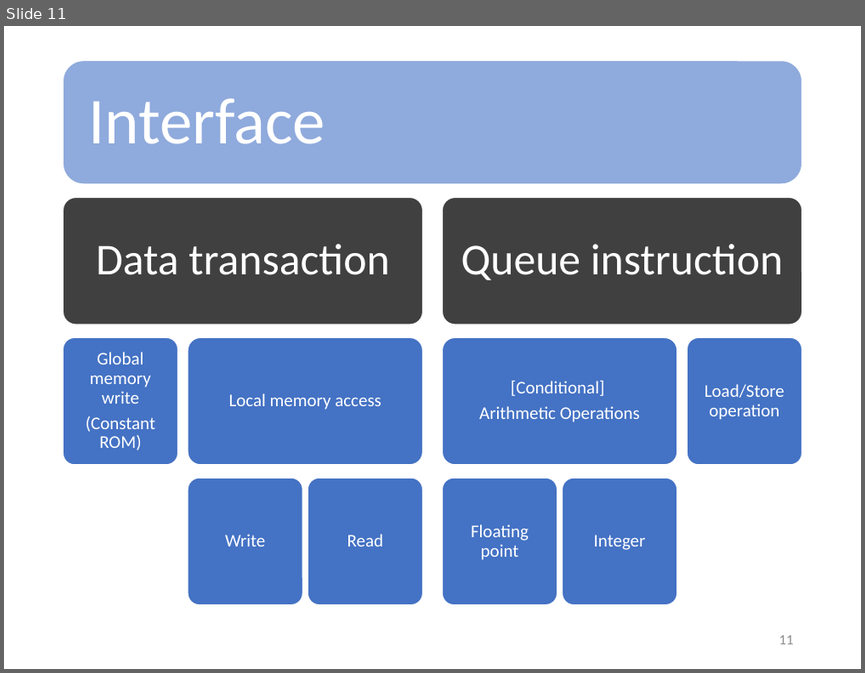
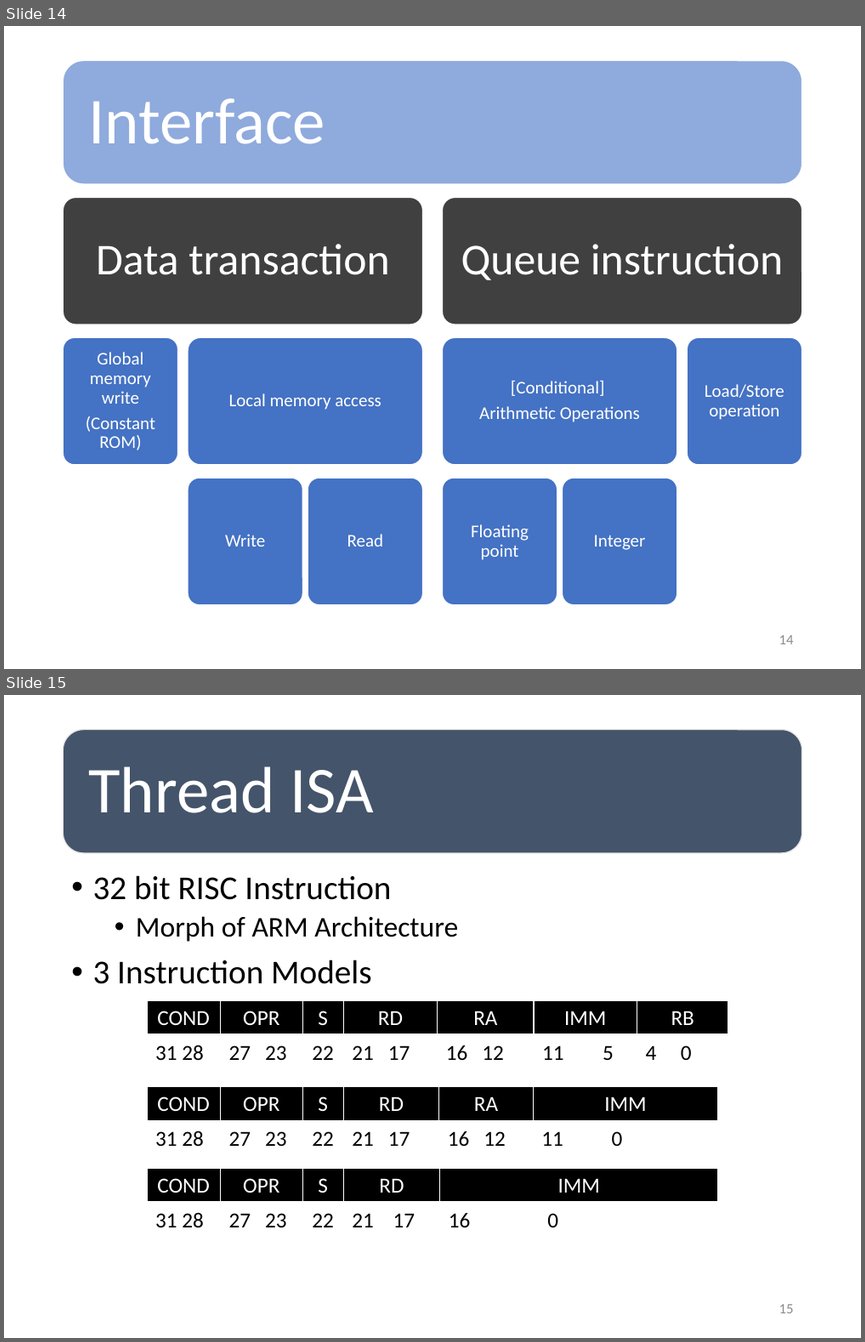
Before and after one commit to HappyNY/y3s1_socterm, a slide deck: docs/term_mid_우주선.pptx. Shown one above the other, each under a label of ours: slide 11 before the commit, slides 14 and 15 after it. The pictures are 865x673 and 865x1342 pixels, drawn with LibreOffice and Linux fonts; fonts in the diff are those of the drawing. Boxes give left, top, right and bottom in pixels: in the first picture for what was removed or moved away, otherwise in the second. Text is boxed around its words. In the diff, an @@ line names an element or a change of style, - is before the commit and + after.

```diff
--- a/docs/term_mid_우주선.pptx
+++ b/docs/term_mid_우주선.pptx
@@ slide 15 added at box(4, 695, 861, 1338), background #FFFFFF @@
@@ rounded rectangle added at box(64, 729, 801, 852), fill #44546A, outline #E7E6E6 1 pt @@
@@ text added at box(88, 766, 374, 813), 55 pt, text #FFFFFF @@
+Thread ISA
@@ text added at box(93, 875, 458, 984), 28 pt, text #000000 @@
+• 32 bit RISC Instruction
+  • Morph of ARM Architecture
+• 3 Instruction Models
@@ table added at box(147, 1000, 729, 1069), 2 rows, 7 columns @@
+COND | OPR | S | RD | RA | IMM | RB
+31 28 | 27 23 | 22 | 21 17 | 16 12 | 11 5 | 4 0
@@ table added at box(147, 1087, 720, 1156), 2 rows, 6 columns @@
+COND | OPR | S | RD | RA | IMM
+31 28 | 27 23 | 22 | 21 17 | 16 12 | 11 0
@@ table added at box(147, 1168, 720, 1237), 2 rows, 5 columns @@
+COND | OPR | S | RD | IMM
+31 28 | 27 23 | 22 | 21 17 | 16 0
@@ page number added at box(779, 1304, 794, 1313), 12 pt, text #8C8C8C @@
+15
@@ what was slide 11 is now slide 14 @@
@@ page number at box(779, 635, 794, 644): text changed @@
-11
+14
```
Also in this commit, not shown: 6 slides changed, 6 other slides added, 3 other files.
